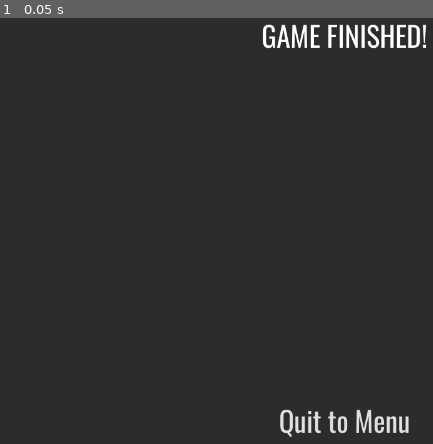
Above: before the commit, frame 1.
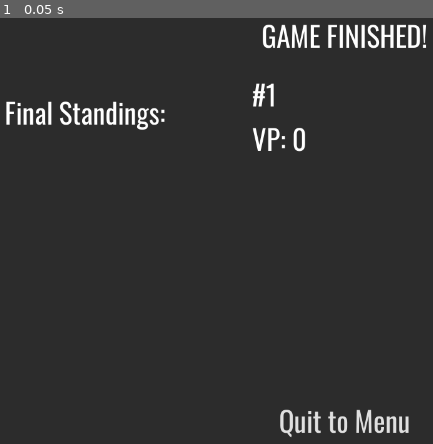
Above: after the commit, the same moment.

Repository: Joe676/Largely-Untitled-Tank-Game
Game: Godot game, scene res://UI/FinalMenu.tscn
The game is run twice, just before and just after one commit, with the same random seed, the same clock (stepped at 60 frames per second) and the same inputs. This scene is started directly instead of the project's main scene.
Inputs:
- Up to frame 1 (0.05 s): no input

The runs differ from the first frame. In frame 1, 1.4% of the frame differs, in the area x 1-71%, y 15-32%.

Commit message:
Working rounds process

Diff:
--- a/Godot Files/Objects/Bullet.gd
+++ b/Godot Files/Objects/Bullet.gd
@@ -53,11 +53,9 @@
 	if(is_network_master()):
 		transform.origin += velocity * speed * delta
 	else:
-		# print("puppet velocity", puppet_velocity)
 		transform.origin += puppet_velocity * speed * delta
 
 sync func destroy() -> void:
-	# print("rpc destroying the bullet")
 	queue_free()
 
 func _on_LifespanTimer_timeout():
@@ -67,9 +65,7 @@
 func _on_Bullet_body_entered(body:Node):
 	for command in on_hit:
 		command.execute_command(self, body, null)
-		# print("command executed")
 	if body.has_method("damage"):
-		# print("player ", body.name, " hit!")
 		body.damage(damage)
 	if is_network_master():
 		rpc("destroy")
--- a/Godot Files/Player/TankProto.gd
+++ b/Godot Files/Player/TankProto.gd
@@ -79,8 +79,6 @@
 
 		connect("bullets_updated", own_info_hud, "_on_bullets_updated")
 		emit_signal("bullets_updated", current_bullets, max_bullets)
-
-		# print("health and bullets signals connected")
 	else:
 		$HUD.visible = false
 
@@ -213,7 +211,6 @@
 	emit_signal("died", name)
 
 func set_current_health(new_value):
-	# print("health changing: ", new_value)
 	current_health = new_value
 	if new_value <= 0:
 		current_health = 0
@@ -262,7 +259,6 @@
 	player_name = new_name
 	if is_network_master():
 		rset("puppet_player_name", player_name)
-	# print("name ", player_name, " set for player ", name)
 
 func set_player_colour(new_colour: Color):
 	player_colour = new_colour
@@ -272,7 +268,6 @@
 	$Model/Body/Body.set_surface_material(0, material)
 	if is_network_master():
 		rset("puppet_player_colour", player_colour)
-	# print("colour set for player ", name)
 
 func set_puppet_player_colour(new_colour: Color):
 	puppet_player_colour = new_colour
--- a/Godot Files/Resources/GlobalScripts/GameState.gd
+++ b/Godot Files/Resources/GlobalScripts/GameState.gd
@@ -40,8 +40,6 @@
 	get_tree().get_network_peer().refuse_new_connections = true
 	state = State.IN_GAME
 	emit_signal("start_game")
-	# for peer in get_tree().get_network_connected_peers():
-	# 	print("peer: ", peer)
 	rpc("remote_start_game")
 	start_round()
 
@@ -59,48 +57,35 @@
 func player_died(id):
 	if get_tree().is_network_server():
 		dead_players.append(id)
-		# print("dead_players: ", dead_players)
 		if dead_players.size() == number_of_players-1:
-			# print("Last man standing!")
 			finish_round()
 
 func finish_round():
-	# print("Finishing round")
 	last_winner_id = find_winner()
-	# print("the winner is: ", last_winner_id)
+	state = State.GAME_STOPPED
 	rpc("set_last_winner", last_winner_id)
 	add_vp()
 	if last_winner_won_game():
-		# print("We have a winner!")
 		rpc("remote_finish_round", NextPhase.FINISH, [])
 		get_tree().change_scene("res://UI/FinalMenu.tscn")
 		return
 
-	state = State.GAME_STOPPED
 
 	var worst_players = get_worst_players()
 	waiting_for = worst_players.size()
-	# print("worst players: ", worst_players)
 	rpc("remote_finish_round", NextPhase.INTERMISSION, worst_players)
 	if 1 in worst_players or "1" in worst_players:
-		print("WTH")
 		get_tree().change_scene("res://UI/CardsMenu.tscn")
 		return
 	get_tree().change_scene("res://UI/WaitingMenu.tscn")
 
 remote func remote_finish_round(nextPhase, worst_players: Array):
-	print("remote_finish_round")
-	# print("this player and the worst players: ", get_tree().get_network_unique_id(), worst_players)
-	# print("is he in the worst? ", worst_players.has(get_tree().get_network_unique_id()))
 	state = State.GAME_STOPPED
 	if nextPhase == NextPhase.FINISH:
-		# print("FINISH game")
 		get_tree().change_scene("res://UI/FinalMenu.tscn")
 	elif worst_players.has(get_tree().get_network_unique_id()):
-		# print("open cards")
 		get_tree().change_scene("res://UI/CardsMenu.tscn")
 	else:
-		# print("just wait")
 		get_tree().change_scene("res://UI/WaitingMenu.tscn")
 
 func start_round():
@@ -116,8 +101,7 @@
 	get_tree().change_scene("res://Levels/LevelProto.tscn")
 
 remote func set_last_winner(id):
-	# print("remote setting last winner")
-	last_winner_id = id
+	last_winner_id = str(id)
 	add_vp()
 
 func find_winner() -> String:
@@ -127,19 +111,16 @@
 	return str(get_tree().get_network_unique_id())
 
 func get_last_winner_data():
-	# print("get_last_winner: ", last_winner_id)
-	if last_winner_id in players_info:
-		return players_info[last_winner_id]
+	if int(last_winner_id) in players_info:
+		return players_info[int(last_winner_id)]
 	elif last_winner_id == str(get_tree().get_network_unique_id()):
 		return my_info
 
 func add_vp():
-	if last_winner_id in players_info:
-		players_info[last_winner_id]["vp"] += 1
-		# print("new winner vp: ", players_info[last_winner_id]["vp"])
+	if int(last_winner_id) in players_info:
+		players_info[int(last_winner_id)]["vp"] += 1
 	elif last_winner_id == str(get_tree().get_network_unique_id()):
 		my_info["vp"] += 1
-		# print("new winner vp: ", my_info["vp"])
 
 func get_worst_players() -> Array:
 	var output = []
@@ -157,7 +138,6 @@
 	return output
 
 func last_winner_won_game():
-	print("last winner won?: ", get_last_winner_data(), vp_goal)
 	return get_last_winner_data()["vp"] == vp_goal
 
 func selected_card(card):
--- a/Godot Files/Resources/GlobalScripts/Global.gd
+++ b/Godot Files/Resources/GlobalScripts/Global.gd
@@ -55,3 +55,8 @@
 				player = players[player_idx]
 			player.move_to_spawn_point(point.global_transform)
 			player_idx += 1
+
+static func remove_all_children(node):
+	for child in node.get_children():
+		node.remove_child(child)
+		child.queue_free()
--- a/Godot Files/Resources/GlobalScripts/Network.gd
+++ b/Godot Files/Resources/GlobalScripts/Network.gd
@@ -6,6 +6,8 @@
 var server = null
 var client = null
 
+var has_server_kicked: bool = false
+
 var ip_address : String = ""
 
 var networked_object_name_index: int = 0 setget set_networked_object_name_index
@@ -13,7 +15,6 @@
 
 func _ready():
 	ip_address = IP.resolve_hostname(str(OS.get_environment("COMPUTERNAME")),1) #https://godotengine.org/qa/105799/how-to-get-local-ip-address
-	print("My ip: " + ip_address)
 	get_tree().connect("connected_to_server", self, "_connected_to_server")
 	get_tree().connect("server_disconnected", self, "_server_disconnected")
 	get_tree().connect("network_peer_connected", self, "_player_connected")
@@ -23,7 +24,6 @@
 	server = NetworkedMultiplayerENet.new()
 	server.create_server(DEAFAULT_PORT, MAX_CLIENTS)
 	get_tree().set_network_peer(server)
-	print("Server created")
 
 func join_server(ip) -> bool:
 	client = NetworkedMultiplayerENet.new()
@@ -34,14 +34,15 @@
 	return true
 
 func _connected_to_server() -> void:
-	print("Connected to server")
 	Global.instance_player(get_tree().get_network_unique_id())
 
 func _server_disconnected() -> void:
-	print("Server kicked you")
+	get_tree().network_peer = null
+	Global.remove_all_children(PersistentNodes)
+	has_server_kicked = true
+	get_tree().change_scene("res://UI/MainMenu.tscn")
 
 func _player_connected(id: int):
-	print("Player has connected: " + str(id))
 	Global.instance_player(id)
 
 
@@ -58,3 +59,8 @@
 	networked_object_name_index = new_value
 	if(get_tree().is_network_server()):
 		rset("puppet_networked_object_name_index", networked_object_name_index)
+
+func disconnect_from_network():
+	get_tree().network_peer = null
+	Global.remove_all_children(PersistentNodes)
+	pass
--- /dev/null
+++ b/Godot Files/UI/FinalMenu.gd
@@ -0,0 +1,36 @@
+extends Control
+
+onready var podium_container = $PodiumContainer
+onready var rest_container = $RestContainer
+
+onready var single_standing_scene = preload("res://UI/SingleStanding.tscn")
+
+func _ready():
+	fill_standings()
+
+func fill_standings():
+	var all_players = []
+	for player_info in GameState.players_info.values():
+		all_players.append(player_info)
+	all_players.append(GameState.my_info)
+
+	all_players.sort_custom(self, "vp_comparison")
+
+	for i in all_players.size():
+		var player = all_players[i]
+		var single_info = single_standing_scene.instance()
+		single_info.get_node("Container/NameAndPlace/Name").text = player["name"]
+		single_info.get_node("Container/NameAndPlace/Placing").text = "#%d" % (i+1)
+		single_info.get_node("Container/VPLabel").text = "VP: %d" % player["vp"]
+		if i < 3:
+			podium_container.add_child(single_info)
+		else:
+			rest_container.add_child(single_info)
+
+
+func vp_comparison(a, b):
+	return a["vp"] > b["vp"]
+
+func _on_QuitBtn_pressed():
+	Network.disconnect_from_network()
+	get_tree().change_scene("res://UI/MainMenu.tscn")
--- a/Godot Files/UI/FinalMenu.tscn
+++ b/Godot Files/UI/FinalMenu.tscn
@@ -1,11 +1,13 @@
-[gd_scene load_steps=2 format=2]
+[gd_scene load_steps=3 format=2]
 
 [ext_resource path="res://Resources/Themes/BaseTheme.tres" type="Theme" id=1]
+[ext_resource path="res://UI/FinalMenu.gd" type="Script" id=2]
 
 [node name="FinalMenu" type="Control"]
 anchor_right = 1.0
 anchor_bottom = 1.0
 rect_pivot_offset = Vector2( -736, -110 )
+script = ExtResource( 2 )
 
 [node name="ColorRect" type="ColorRect" parent="."]
 anchor_right = 1.0
@@ -25,8 +27,12 @@
 uppercase = true
 
 [node name="FinalStandings" type="Label" parent="."]
-margin_right = 40.0
-margin_bottom = 14.0
+margin_left = 97.0
+margin_top = 123.0
+margin_right = 137.0
+margin_bottom = 190.0
+theme = ExtResource( 1 )
+text = "Final Standings:"
 
 [node name="PodiumContainer" type="HBoxContainer" parent="."]
 anchor_top = 0.5
@@ -35,6 +41,8 @@
 margin_left = 362.0
 margin_top = -266.0
 margin_right = -406.0
+grow_horizontal = 2
+alignment = 1
 
 [node name="RestContainer" type="HBoxContainer" parent="."]
 anchor_top = 0.5
@@ -43,6 +51,8 @@
 margin_left = 362.0
 margin_right = -406.0
 margin_bottom = 266.0
+grow_horizontal = 2
+alignment = 1
 
 [node name="QuitBtn" type="Button" parent="."]
 anchor_left = 0.5
@@ -58,3 +68,5 @@
 theme = ExtResource( 1 )
 text = "Quit to Menu"
 flat = true
+
+[connection signal="pressed" from="QuitBtn" to="." method="_on_QuitBtn_pressed"]
--- a/Godot Files/UI/HostMenu.gd
+++ b/Godot Files/UI/HostMenu.gd
@@ -33,4 +33,5 @@
 
 
 func _on_BackBtn_pressed():
+	Network.disconnect_from_network()
 	get_tree().change_scene("res://UI/MainMenu.tscn")
--- a/Godot Files/UI/JoinMenu.gd
+++ b/Godot Files/UI/JoinMenu.gd
@@ -7,6 +7,7 @@
 onready var colour_picker: ColorPickerButton = $ColorPickerButton
 
 func _on_BackBtn_pressed():
+	Network.disconnect_from_network()
 	get_tree().change_scene("res://UI/MainMenu.tscn")
 
 func _on_StartBtn_pressed():
--- a/Godot Files/UI/Lobby.gd
+++ b/Godot Files/UI/Lobby.gd
@@ -52,7 +52,7 @@
 
 
 func _on_BackBtn_pressed():
-	get_tree().set_network_peer(null)
+	Network.disconnect_from_network()
 	get_tree().change_scene("res://UI/MainMenu.tscn")
 
 
--- a/Godot Files/UI/MainMenu.gd
+++ b/Godot Files/UI/MainMenu.gd
@@ -1,4 +1,11 @@
 extends Control
+
+onready var kicked_popup = $KickedPopup
+
+func _ready():
+	if Network.has_server_kicked:
+		kicked_popup.popup_centered()
+		Network.has_server_kicked = false
 
 func _on_HostButton_pressed():
 	get_tree().change_scene("res://UI/HostMenu.tscn")
--- a/Godot Files/UI/MainMenu.tscn
+++ b/Godot Files/UI/MainMenu.tscn
@@ -101,6 +101,12 @@
 texture = SubResource( 2 )
 expand = true
 
+[node name="KickedPopup" type="AcceptDialog" parent="."]
+margin_right = 83.0
+margin_bottom = 58.0
+window_title = "Server kicked you!"
+dialog_text = "Lost connection to server!"
+
 [connection signal="pressed" from="Buttons/HostButton" to="." method="_on_HostButton_pressed"]
 [connection signal="pressed" from="Buttons/JoinButton" to="." method="_on_JoinButton_pressed"]
 [connection signal="pressed" from="Buttons/QuitButton" to="." method="_on_QuitButton_pressed"]
